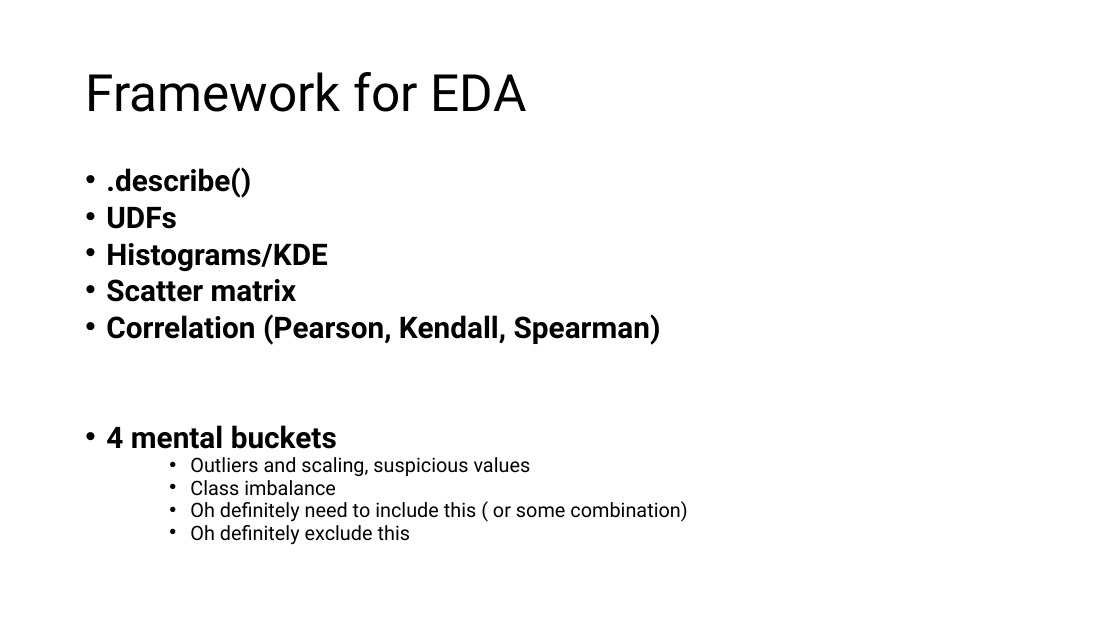
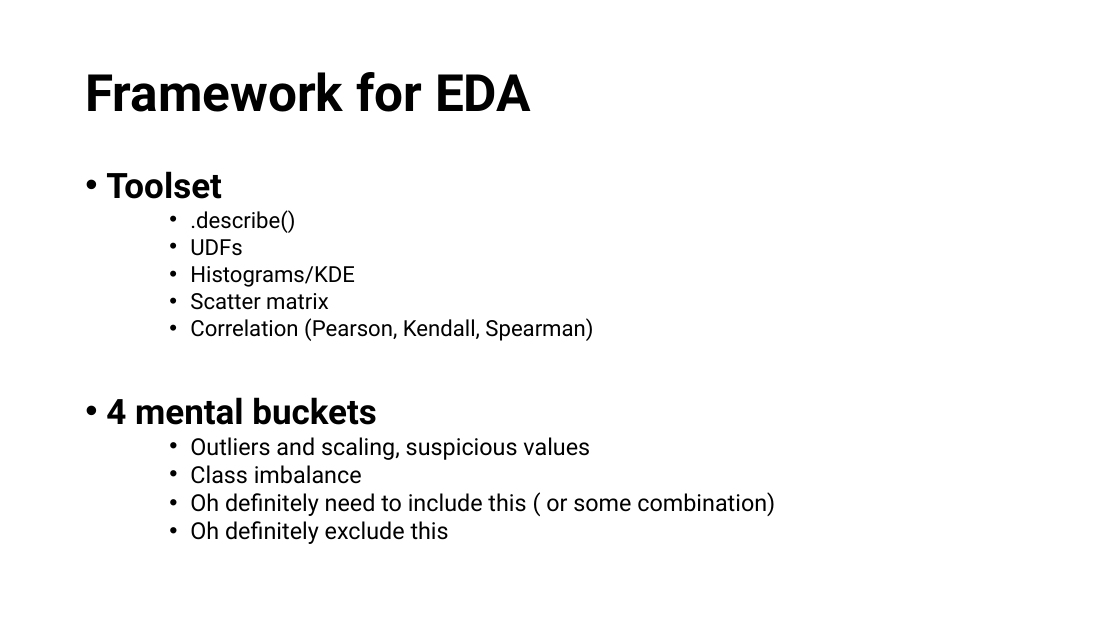
Before and after one commit to jtsw1990/datascience-eda-prezo, a slide deck: slide 13 of Problem Formulation & EDA.pptx. Drawn at 1120x630 pixels with LibreOffice and Linux fonts; fonts in the diff are those of the drawing. Boxes give left, top, right and bottom in pixels: in the first picture for what was removed or moved away, otherwise in the second. Text is boxed around its words. In the diff, an @@ line names an element or a change of style, - is before the commit and + after.

```diff
--- a/Problem Formulation & EDA.pptx
+++ b/Problem Formulation & EDA.pptx
@@ title "Framework for EDA" at (85, 72, 531, 112): bold on @@
@@ text at (106, 171, 222, 199): paragraph added @@
+• Toolset
@@ text at (106, 210, 775, 544): size 25.5 to 19 pt, bold off in ".describe()", "UDFs", "Histograms/KDE", "Scatter matrix" and 1 more places; size 25.5 to 30 pt in "4 mental buckets"; size 17 to 20 pt in "Outliers and scaling, suspicious values", "Class imbalance", "Oh definitely need to include this ( ...", "Oh definitely exclude this"; list level 1 to 3 in ".describe()"; line spacing 0.7 to 0.8; list level 1 to 3 in "UDFs"; list level 1 to 3 in "Histograms/KDE"; list level 1 to 3 in "Scatter matrix"; list level 1 to 3 in "Correlation (Pearson, Kendall, Spearman)" @@
```
Also in this commit, not shown: 15 other slides changed, 1 slide added, 4 other files.
